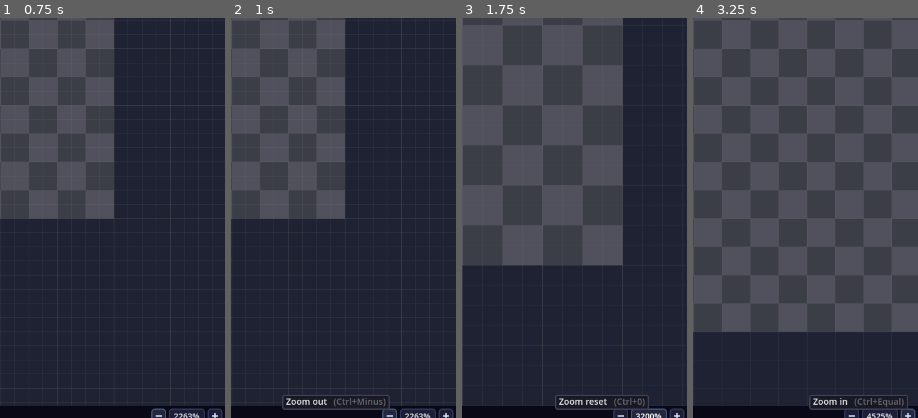
Above: before the commit, frames 1-4 (left to right).
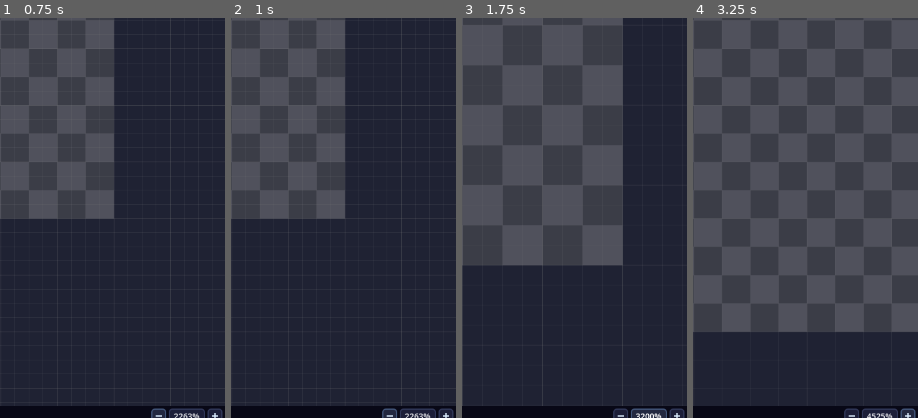
Above: after the commit, the same moments.

Repository: syntaxerror247/VectorTouch
Game: Godot game, scene res://src/ui_parts/editor_scene.tscn
Two runs of this game, one before a commit and one after it. Both use one fixed random seed, a clock stepped at 60 frames per second and the inputs below.
Inputs (mouse positions are % of the whole screen's width and height, from its top left):
- Up to frame 1 (0.75 s): click (85, 99) at 0.5 s
- Up to frame 2 (1 s): no input
- Up to frame 3 (1.75 s): click "2263%" at 1.25 s
- Up to frame 4 (3.25 s): click "3200%" at 2 s; click (98, 99) at 2.75 s
The pictures show only the part of the screen within x 50-100%, y 49-99%; the shares and areas given below are measured in that part.

Frame 1 is identical in both runs. In frame 2, 0.7% of the frame differs, in the area x 22-71%, y 94-98%; in frame 3, 0.6%; in frame 4, 0.6%.

Commit message:
Ready for alpha 2 release

Diff:
--- a/src/config_classes/SaveData.gd
+++ b/src/config_classes/SaveData.gd
@@ -711,7 +711,7 @@
 	if idx < _active_tab_index:
 		new_active_tab_index -= 1
 
-	# Clear unnecessary files.
+	# Clear unnecessary files. This will clear the removed tab too.
 	var used_file_paths := PackedStringArray()
 	for tab in _tabs:
 		used_file_paths.append(tab.get_edited_file_path())
@@ -720,7 +720,7 @@
 		for file_name in DirAccess.get_files_at(TabData.EDITED_FILES_DIR):
 			var full_path := TabData.EDITED_FILES_DIR.path_join(file_name)
 			if not full_path in used_file_paths:
-				DirAccess.remove_absolute(TabData.EDITED_FILES_DIR.path_join(file_name))
+				DirAccess.remove_absolute(full_path)
 
 	if _tabs.is_empty():
 		_add_new_tab()
--- a/src/ui_parts/handles_manager.gd
+++ b/src/ui_parts/handles_manager.gd
@@ -95,13 +95,15 @@
 	State.hover_changed.connect(queue_redraw)
 	State.zoom_changed.connect(queue_redraw)
 	State.handle_added.connect(_on_handle_added)
-	State.show_handles_changed.connect(toggle_visibility)
 	State.view_changed.connect(_on_view_changed)
 	queue_update_handles()
 
-
-func toggle_visibility() -> void:
-	visible = not visible
+	State.show_handles_changed.connect(update_show_handles)
+	update_show_handles()
+
+
+func update_show_handles() -> void:
+	visible = State.show_handles
 	HandlerGUI.throw_mouse_motion_event()
 
 func queue_update_handles() -> void:
--- a/src/ui_parts/tab_bar.gd
+++ b/src/ui_parts/tab_bar.gd
@@ -412,21 +412,21 @@
 
 		return ""
 
-	var current_tab := Configs.savedata.get_tab(hovered_tab_idx)
+	var hovered_tab := Configs.savedata.get_tab(hovered_tab_idx)
 	# We have to pass some metadata to the tooltip.
 	# Since "*" isn't valid in filepaths, we use it as a delimiter.
 	if hovered_tab_idx == Configs.savedata.get_active_tab_index():
-		return "%s*active" % current_tab.get_presented_svg_file_path()
-
-	return "%s*%d" % [current_tab.get_presented_svg_file_path(), current_tab.id]
+		return "%s*active" % hovered_tab.get_presented_svg_file_path()
+
+	return "%s*%d" % [hovered_tab.get_presented_svg_file_path(), hovered_tab.id]
 
 func _make_custom_tooltip(for_text: String) -> Object:
 	var asterisk_pos := for_text.find("*")
 	if asterisk_pos == -1:
 		return null
 
-	var current_tab := Configs.savedata.get_tab(get_hovered_index())
-	var is_saved := not current_tab.svg_file_path.is_empty()
+	var hovered_tab := Configs.savedata.get_tab(get_hovered_index())
+	var is_saved := not hovered_tab.svg_file_path.is_empty()
 
 	var path := for_text.left(asterisk_pos)
 	var label := Label.new()
@@ -438,9 +438,9 @@
 			Translator.translate("This SVG is not bound to a file location yet.")
 	Utils.set_max_text_width(label, 192.0, 4.0)
 
-	# If the tab is active, no need for an SVG preview.
+	# If the tab is active or empty, no need for an SVG preview.
 	var metadata := for_text.right(-asterisk_pos - 1)
-	if metadata == "active":
+	if metadata == "active" or hovered_tab.empty_unsaved:
 		return label
 
 	var id := metadata.to_int()
--- a/src/ui_widgets/camera.gd
+++ b/src/ui_widgets/camera.gd
@@ -25,7 +25,9 @@
 	State.svg_resized.connect(queue_redraw)
 	State.zoom_changed.connect(change_zoom)
 	State.zoom_changed.connect(queue_redraw)
-	State.show_grid_changed.connect(toggle_visibility)
+
+	State.show_grid_changed.connect(update_show_grid)
+	update_show_grid()
 
 func exit_tree() -> void:
 	RenderingServer.free_rid(surface)
@@ -33,8 +35,8 @@
 func change_zoom() -> void:
 	zoom = State.zoom
 
-func toggle_visibility() -> void:
-	visible = not visible
+func update_show_grid() -> void:
+	visible = State.show_grid
 
 
 func update() -> void:
--- a/src/ui_widgets/points_field.tscn
+++ b/src/ui_widgets/points_field.tscn
@@ -4,13 +4,13 @@
 [ext_resource type="Script" uid="uid://1hox6gd5pxku" path="res://src/ui_widgets/BetterLineEdit.gd" id="2_4uivs"]
 
 [node name="PointsField" type="VBoxContainer"]
-offset_right = 358.0
+offset_right = 300.0
 offset_bottom = 45.0
 theme_override_constants/separation = 2
 script = ExtResource("1_pnk5w")
 
 [node name="LineEdit" type="LineEdit" parent="."]
-custom_minimum_size = Vector2(358, 0)
+custom_minimum_size = Vector2(300, 0)
 layout_mode = 2
 size_flags_horizontal = 0
 focus_mode = 1
@@ -18,6 +18,6 @@
 mono_font_tooltip = true
 
 [node name="Points" type="Control" parent="."]
-custom_minimum_size = Vector2(344, 0)
+custom_minimum_size = Vector2(295, 0)
 layout_mode = 2
 size_flags_horizontal = 8
--- a/src/ui_widgets/zoom_menu.gd
+++ b/src/ui_widgets/zoom_menu.gd
@@ -6,9 +6,9 @@
 signal zoom_changed(zoom_level: float, offset: Vector2)
 signal zoom_reset_pressed
 
-@onready var zoom_out_button: BetterButton = $ZoomOut
-@onready var zoom_in_button: BetterButton = $ZoomIn
-@onready var zoom_reset_button: BetterButton = $ZoomReset
+@onready var zoom_out_button: Button = $ZoomOut
+@onready var zoom_in_button: Button = $ZoomIn
+@onready var zoom_reset_button: Button = $ZoomReset
 
 var _zoom_level: float
 
@@ -71,3 +71,15 @@
 	zoom_out_button.disabled = is_min_zoom
 	zoom_out_button.mouse_default_cursor_shape = Control.CURSOR_ARROW if\
 			is_min_zoom else Control.CURSOR_POINTING_HAND
+
+
+func _on_zoom_out_pressed() -> void:
+	HandlerGUI.throw_action_event("zoom_out")
+
+
+func _on_zoom_reset_pressed() -> void:
+	HandlerGUI.throw_action_event("zoom_reset")
+
+
+func _on_zoom_in_pressed() -> void:
+	HandlerGUI.throw_action_event("zoom_in")
--- a/src/ui_widgets/zoom_menu.tscn
+++ b/src/ui_widgets/zoom_menu.tscn
@@ -1,9 +1,8 @@
-[gd_scene load_steps=5 format=3 uid="uid://oltvrf01xrxl"]
+[gd_scene load_steps=4 format=3 uid="uid://oltvrf01xrxl"]
 
 [ext_resource type="Texture2D" uid="uid://c2h5snkvemm4p" path="res://assets/icons/Minus.svg" id="1_8ggy2"]
 [ext_resource type="Script" uid="uid://dj2q7wnto3uqp" path="res://src/ui_widgets/zoom_menu.gd" id="1_18ab8"]
 [ext_resource type="Texture2D" uid="uid://eif2ioi0mw17" path="res://assets/icons/Plus.svg" id="2_284x5"]
-[ext_resource type="Script" uid="uid://ynx3s1jc6bwq" path="res://src/ui_widgets/BetterButton.gd" id="3_vgfv3"]
 
 [node name="ZoomMenu" type="HBoxContainer"]
 offset_right = 114.0
@@ -18,8 +17,6 @@
 theme_type_variation = &"IconButton"
 icon = ExtResource("1_8ggy2")
 icon_alignment = 1
-script = ExtResource("3_vgfv3")
-action = "zoom_out"
 
 [node name="ZoomReset" type="Button" parent="."]
 custom_minimum_size = Vector2(58, 0)
@@ -27,8 +24,6 @@
 focus_mode = 0
 mouse_default_cursor_shape = 2
 text = "100%"
-script = ExtResource("3_vgfv3")
-action = "zoom_reset"
 
 [node name="ZoomIn" type="Button" parent="."]
 layout_mode = 2
@@ -37,5 +32,7 @@
 theme_type_variation = &"IconButton"
 icon = ExtResource("2_284x5")
 icon_alignment = 1
-script = ExtResource("3_vgfv3")
-action = "zoom_in"
+
+[connection signal="pressed" from="ZoomOut" to="." method="_on_zoom_out_pressed"]
+[connection signal="pressed" from="ZoomReset" to="." method="_on_zoom_reset_pressed"]
+[connection signal="pressed" from="ZoomIn" to="." method="_on_zoom_in_pressed"]
Not shown, changed: .github/workflows/build.yml
